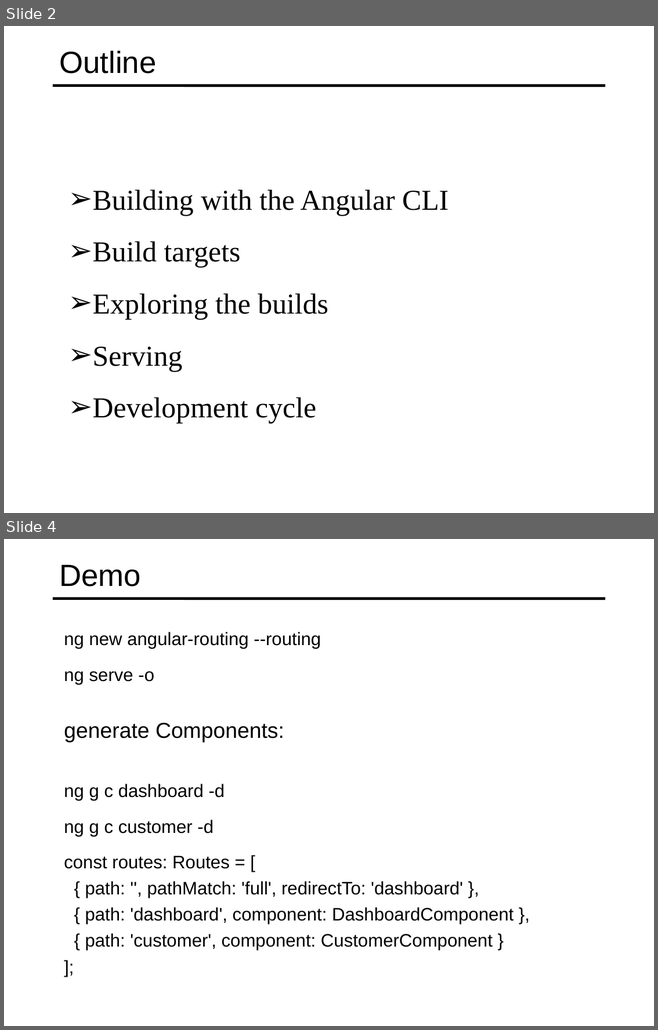
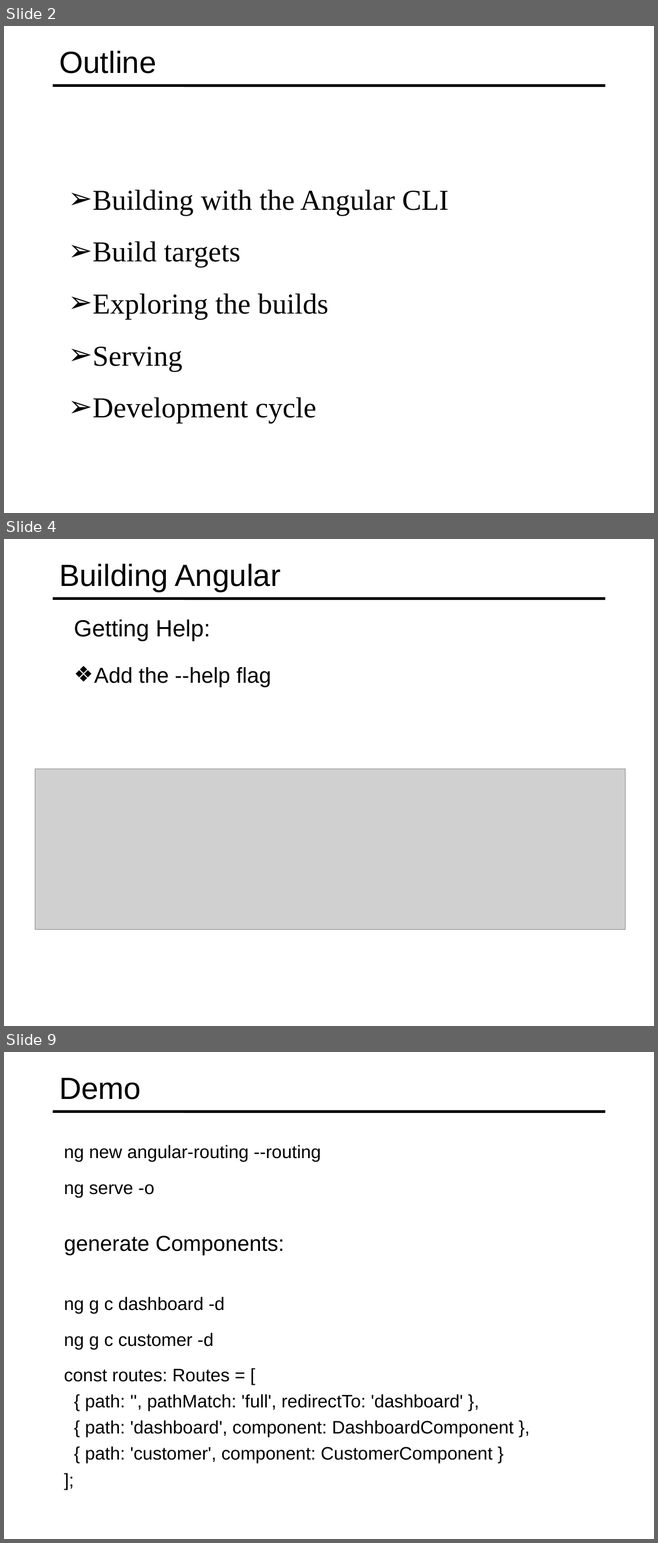
Before and after one commit to specter01wj/Jago_Link_Training, a slide deck: Angular/Angular7/Angular CLI/6.Building and Serving/L6_Building and Serving.ppt. Shown one above the other, each under a label of ours: slides 2 and 4 before the commit, slides 2, 4 and 9 after it; the slides between them are not shown. The pictures are 658x1030 and 658x1543 pixels, drawn with LibreOffice and Linux fonts; fonts in the diff are those of the drawing; grey boxes stand for pictures. Boxes give left, top, right and bottom in pixels: in the first picture for what was removed or moved away, otherwise in the second. Text is boxed around its words. In the diff, an @@ line names an element or a change of style, - is before the commit and + after.

```diff
--- a/Angular/Angular7/Angular CLI/6.Building and Serving/L6_Building and Serving.ppt
+++ b/Angular/Angular7/Angular CLI/6.Building and Serving/L6_Building and Serving.ppt
@@ slide 4 added at [4,539,654,1026], background #FFFFFF; not listed: 1 template element that a slide beside it also shows @@
@@ title added at [59,563,281,592], 34 pt, text #000000 @@
+Building Angular
@@ text added at [74,619,210,641], 25.9 pt, text #000000 @@
+  Getting Help:
@@ text added at [94,667,271,687], 24 pt, text #000000 @@
+  ❖ Add the --help flag
@@ picture added at [35,769,625,929] @@
@@ what was slide 4 is now slide 9 @@
```
Also in this commit, not shown: 5 other slides added, 1 slide removed.
